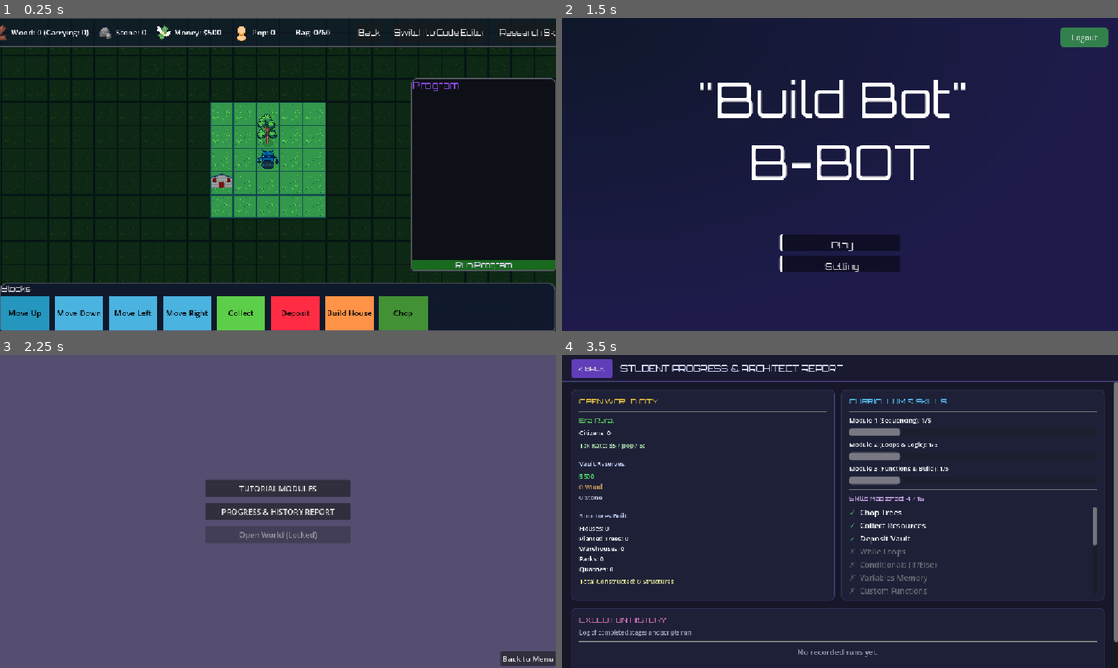
Above: before the commit, frames 1-4 (two rows, left to right).
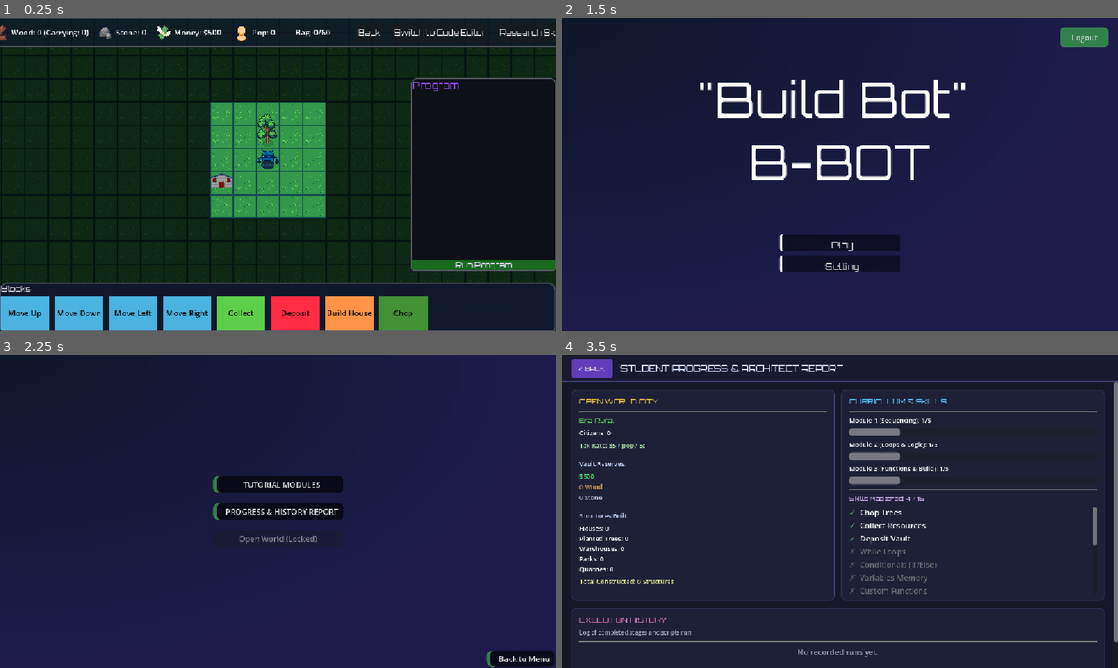
Above: after the commit, the same moments.

Repository: junvell/b-bot
Game: Godot game, scene res://Scene/main.tscn
Same seed, same stepped clock (60 frames per second), same inputs: the game is played once before the commit and once after it. This scene is started directly instead of the project's main scene.
Inputs:
- Up to frame 1 (0.25 s): no input
- Up to frame 2 (1.5 s): click "Back" at 0.5 s; click "Back to Menu" at 1.25 s
- Up to frame 3 (2.25 s): click "Play" at 2 s
- Up to frame 4 (3.5 s): click "PROGRESS & HISTORY REPORT" at 2.75 s

The runs differ from the first frame. In frame 1, 0.9% of the frame differs, in the area x 0-9%, y 88-100%; in frame 2, nothing differs; in frame 3, 99%, in the area x 0-100%, y 0-100%; in frame 4, nothing differs.

Commit message:
Add mission help hints and refresh menu styling
Introduces an in-panel Help toggle in `main.gd` that shows per-level required blocks across tutorial modules, while hiding it in open-world states. It also updates tutorial overlay wording for clearer block usage guidance. Scene/theme polish includes applying a shared button style in mode selection, switching to a gradient background, adjusting layout spacing/positions, and refining key UI colors/margins for a more consistent look.

Diff:
--- a/LevelSelectStyle.tres
+++ b/LevelSelectStyle.tres
@@ -2,7 +2,6 @@
 
 [resource]
 content_margin_left = 25.0
-content_margin_top = 10.0
 content_margin_right = 10.0
 bg_color = Color(0, 0, 0, 0.627451)
 border_width_left = 8
--- a/Scene/main.tscn
+++ b/Scene/main.tscn
@@ -56,7 +56,7 @@
 corner_radius_bottom_left = 6
 
 [sub_resource type="StyleBoxFlat" id="StyleBoxFlat_sblpm"]
-bg_color = Color(0.14509805, 0.5882353, 0.74509805, 1)
+bg_color = Color(0.29411766, 0.7019608, 0.8784314, 1)
 
 [sub_resource type="StyleBoxFlat" id="StyleBoxFlat_7y4ci"]
 bg_color = Color(0.29411766, 0.7019608, 0.8784314, 1)
--- a/Scene/modeselection/modeselection.tscn
+++ b/Scene/modeselection/modeselection.tscn
@@ -1,6 +1,14 @@
 [gd_scene format=3 uid="uid://cvke3t5lq2jew"]
 
 [ext_resource type="Script" uid="uid://c03w5uytjocpq" path="res://Scene/modeselection/modeselection.gd" id="1_h8vbk"]
+[ext_resource type="StyleBox" uid="uid://b4sepglpaesil" path="res://LevelSelectStyle.tres" id="2_qcc8k"]
+
+[sub_resource type="Gradient" id="Gradient_gv0np"]
+colors = PackedColorArray(0.05882353, 0.09019608, 0.16470589, 1, 0.11764706, 0.105882354, 0.29411766, 1)
+
+[sub_resource type="GradientTexture2D" id="GradientTexture2D_dplxh"]
+gradient = SubResource("Gradient_gv0np")
+fill = 1
 
 [node name="Modeselection" type="Control" unique_id=1233395764]
 layout_mode = 3
@@ -12,14 +20,14 @@
 mouse_filter = 2
 script = ExtResource("1_h8vbk")
 
-[node name="ColorRect" type="ColorRect" parent="." unique_id=1082881260]
+[node name="ColorRect" type="TextureRect" parent="." unique_id=2125454457]
 layout_mode = 1
 anchors_preset = 15
 anchor_right = 1.0
 anchor_bottom = 1.0
 grow_horizontal = 2
 grow_vertical = 2
-color = Color(0.3337397, 0.3063278, 0.44388333, 1)
+texture = SubResource("GradientTexture2D_dplxh")
 
 [node name="VBoxContainer" type="VBoxContainer" parent="." unique_id=1573362162]
 layout_mode = 1
@@ -28,34 +36,38 @@
 anchor_top = 0.5
 anchor_right = 0.5
 anchor_bottom = 0.5
-offset_left = -150.0
-offset_top = -65.0
-offset_right = 150.0
-offset_bottom = 65.0
+offset_left = -134.5
+offset_top = -66.0
+offset_right = 134.5
+offset_bottom = 66.0
 grow_horizontal = 2
 grow_vertical = 2
-theme_override_constants/separation = 12
 mouse_filter = 2
+theme_override_constants/separation = 20
 
 [node name="TutorialButton" type="Button" parent="VBoxContainer" unique_id=714533073]
 custom_minimum_size = Vector2(0, 36)
 layout_mode = 2
+theme_override_styles/normal = ExtResource("2_qcc8k")
 text = "TUTORIAL MODULES"
 
 [node name="HistoryButton" type="Button" parent="VBoxContainer" unique_id=1583362163]
 custom_minimum_size = Vector2(0, 36)
 layout_mode = 2
+theme_override_styles/normal = ExtResource("2_qcc8k")
 text = "PROGRESS & HISTORY REPORT"
 
 [node name="OpenWorldButton" type="Button" parent="VBoxContainer" unique_id=1168221358]
 custom_minimum_size = Vector2(0, 36)
 layout_mode = 2
+theme_override_styles/normal = ExtResource("2_qcc8k")
 text = "ENTER OPEN WORLD"
 
 [node name="BackButton" type="Button" parent="." unique_id=280847115]
 layout_mode = 0
-offset_left = 1037.0
-offset_top = 613.0
-offset_right = 1151.0
-offset_bottom = 644.0
+offset_left = 1008.0
+offset_top = 612.0
+offset_right = 1149.0
+offset_bottom = 645.0
+theme_override_styles/normal = ExtResource("2_qcc8k")
 text = "Back to Menu"
--- a/Scripts/main.gd
+++ b/Scripts/main.gd
@@ -19,6 +19,8 @@
 var python_cmd_queue: Array = []
 var is_processing_python_queue: bool = false
 var call_depth: int = 0 # Recursion guard for call_func
+var help_button: Button
+var help_text_label: Label
 
 # Resource Labels
 @onready var money_label = $CanvasLayer/HUD/MainHBox/HBoxContainer3/MoneyLabel
@@ -88,6 +90,22 @@
 	# Set up drop zone on the main Sequence
 	sequence.set_script(preload("res://Scripts/terminal_drop_zone.gd"))
 	sequence.block_dropped.connect(_on_slot_block_dropped.bind(sequence))
+
+	# Initialize Help UI in MissionPanel
+	help_button = Button.new()
+	help_button.text = "? Help"
+	help_button.add_theme_font_size_override("font_size", 12)
+	help_button.pressed.connect(func(): help_text_label.visible = not help_text_label.visible)
+
+	help_text_label = Label.new()
+	help_text_label.visible = false
+	help_text_label.autowrap_mode = TextServer.AUTOWRAP_WORD_SMART
+	help_text_label.add_theme_color_override("font_color", Color(1.0, 0.9, 0.4)) # Yellowish
+	help_text_label.add_theme_font_size_override("font_size", 11)
+
+	var vbox2 = $CanvasLayer/MissionPanel/VBoxContainer2
+	vbox2.add_child(help_button)
+	vbox2.add_child(help_text_label)
 
 	# START THE FIRST LEVEL
 	load_mission(Global.current_module, Global.current_level)
@@ -258,7 +276,10 @@
 					current_win_target = 0
 					$CanvasLayer/MissionPanel/VBoxContainer/Title.text = "Level 1: Move Forward"
 					$CanvasLayer/MissionPanel/VBoxContainer2/Task.text = "Goal: Move 4 steps right to the flag."
-					_add_tutorial_overlay(map, "How to Move", "Drag Move Right blocks into the Program. Press Run to make B-Bot move.")
+					help_button.show()
+					help_text_label.visible = false
+					help_text_label.text = "Required Blocks: 'Move Right'"
+					_add_tutorial_overlay(map, "How to Move", "Drag 'Move Right' blocks into the sequence. Tip: Right-click any block to remove it. Press Run to execute!")
 
 				2:
 					var map = level_2_scene.instantiate()
@@ -269,6 +290,9 @@
 					current_win_target = 0
 					$CanvasLayer/MissionPanel/VBoxContainer/Title.text = "Level 2: Multiple Movements"
 					$CanvasLayer/MissionPanel/VBoxContainer2/Task.text = "Goal: Navigate the path to the flag."
+					help_button.show()
+					help_text_label.visible = false
+					help_text_label.text = "Required Blocks: 'Move' blocks (Up, Down, Left, Right)"
 					_add_tutorial_overlay(map, "Multiple Movements", "Chain multiple Move blocks to navigate turns.")
 
 				3:
@@ -280,7 +304,10 @@
 					current_win_target = 0
 					$CanvasLayer/MissionPanel/VBoxContainer/Title.text = "Level 3: Loops"
 					$CanvasLayer/MissionPanel/VBoxContainer2/Task.text = "Goal: Use a while loop to reach the flag."
-					_add_tutorial_overlay(map, "Using Loops", "Use a While Loop block to repeat commands. Drag blocks inside the loop body.")
+					help_button.show()
+					help_text_label.visible = false
+					help_text_label.text = "Required Blocks: 'While Loop', 'Move'"
+					_add_tutorial_overlay(map, "Using Loops", "Use a While Loop block to repeat commands. Drag Move blocks inside the loop body.")
 
 				4:
 					var map = level_4_scene.instantiate()
@@ -291,6 +318,9 @@
 					current_win_target = 0
 					$CanvasLayer/MissionPanel/VBoxContainer/Title.text = "Level 4: If & Else"
 					$CanvasLayer/MissionPanel/VBoxContainer2/Task.text = "Goal: Choose the correct path \n using if/else."
+					help_button.show()
+					help_text_label.visible = false
+					help_text_label.text = "Required Blocks: 'If/Else', 'Move'"
 					_add_tutorial_overlay(map, "If & Else", "Use If/Else to choose different paths. Drag blocks into the If and Else slots.")
 
 				5:
@@ -302,6 +332,9 @@
 					current_win_target = 0
 					$CanvasLayer/MissionPanel/VBoxContainer/Title.text = "Level 5: Nested Logic"
 					$CanvasLayer/MissionPanel/VBoxContainer2/Task.text = "Goal: Navigate the maze \n using loops and conditions."
+					help_button.show()
+					help_text_label.visible = false
+					help_text_label.text = "Required Blocks: 'While Loop', 'If/Else', 'Move'"
 					_add_tutorial_overlay(map, "Nested Logic", "Combine loops and conditions to solve complex mazes.")
 
 				6: # THE OPEN WORLD TRIGGER
@@ -326,6 +359,7 @@
 					editor_button.show()
 					research_button.show()
 					back_button.show()
+					help_button.hide()
 
 					_setup_palette_for_level(3, 6)
 					_log("Open World Initiated. Welcome, Mayor.")
@@ -341,6 +375,9 @@
 					current_win_target = 0
 					$CanvasLayer/MissionPanel/VBoxContainer/Title.text = "Module 2 - Level 1: First Harvest"
 					$CanvasLayer/MissionPanel/VBoxContainer2/Task.text = "Goal: Move to the tree and collect it, then reach the flag."
+					help_button.show()
+					help_text_label.visible = false
+					help_text_label.text = "Required Blocks: 'Move', 'Collect'"
 					_add_tutorial_overlay(map, "First Harvest", "Stand next to a tree and use the Collect block to gather wood.")
 
 				2:
@@ -352,6 +389,9 @@
 					current_win_target = 0
 					$CanvasLayer/MissionPanel/VBoxContainer/Title.text = "Module 2 - Level 2: Clear Cutting"
 					$CanvasLayer/MissionPanel/VBoxContainer2/Task.text = "Goal: Collect a straight row of 5 trees."
+					help_button.show()
+					help_text_label.visible = false
+					help_text_label.text = "Required Blocks: 'While Loop', 'Collect'"
 					_add_tutorial_overlay(map, "Clear Cutting", "Use a While Loop to collect multiple trees in a row.")
 
 				3:
@@ -363,6 +403,9 @@
 					current_win_target = 0
 					$CanvasLayer/MissionPanel/VBoxContainer/Title.text = "Module 2 - Level 3: Quality Control"
 					$CanvasLayer/MissionPanel/VBoxContainer2/Task.text = "Goal: Only collect trees. Skip the rocks!"
+					help_button.show()
+					help_text_label.visible = false
+					help_text_label.text = "Required Blocks: 'Scan', 'If/Else', 'Collect'"
 					_add_tutorial_overlay(map, "Quality Control", "Use Scan + If/Else to only collect trees and skip rocks.")
 
 				4:
@@ -374,6 +417,9 @@
 					current_win_target = 50
 					$CanvasLayer/MissionPanel/VBoxContainer/Title.text = "Module 2 - Level 4: Inventory Management"
 					$CanvasLayer/MissionPanel/VBoxContainer2/Task.text = "Goal: Collect exactly 50 Wood. Watch your bag limit!"
+					help_button.show()
+					help_text_label.visible = false
+					help_text_label.text = "Required Blocks: 'Collect', 'Move', 'Deposit'"
 					_add_tutorial_overlay(map, "Inventory Management", "Your bag has a limit! Collect wood, then Deposit at the Warehouse. Repeat until you have 50 wood.")
 
 				5:
@@ -385,6 +431,9 @@
 					current_win_target = 0
 					$CanvasLayer/MissionPanel/VBoxContainer/Title.text = "Module 2 - Level 5: The Warehouse"
 					$CanvasLayer/MissionPanel/VBoxContainer2/Task.text = "Goal: Collect wood, go to the Warehouse, and deposit it."
+					help_button.show()
+					help_text_label.visible = false
+					help_text_label.text = "Required Blocks: 'Collect', 'Move', 'Deposit'"
 					_add_tutorial_overlay(map, "The Warehouse", "Stand on the Warehouse tile and use Deposit to store your wood.")
 
 				6: # THE OPEN WORLD TRIGGER
@@ -409,6 +458,7 @@
 					editor_button.show()
 					research_button.show()
 					back_button.show()
+					help_button.hide()
 
 					_setup_palette_for_level(3, 6)
 					_log("Open World Initiated. Welcome, Mayor.")
@@ -426,6 +476,9 @@
 					Global.wood = 10
 					$CanvasLayer/MissionPanel/VBoxContainer/Title.text = "Module 3 - Level 1: First Foundation"
 					$CanvasLayer/MissionPanel/VBoxContainer2/Task.text = "Goal: Construct one house on a clear tile."
+					help_button.show()
+					help_text_label.visible = false
+					help_text_label.text = "Required Blocks: 'Move', 'Build House'"
 					_add_tutorial_overlay(map, "First Foundation", "Use the Build House block on an empty tile to construct a house.")
 
 				2:
@@ -439,6 +492,9 @@
 					Global.wood = 10
 					$CanvasLayer/MissionPanel/VBoxContainer/Title.text = "Module 3 - Level 2: Green Thumb"
 					$CanvasLayer/MissionPanel/VBoxContainer2/Task.text = "Goal: Plant a row of 3 trees."
+					help_button.show()
+					help_text_label.visible = false
+					help_text_label.text = "Required Blocks: 'Move', 'Plant Tree'"
 					_add_tutorial_overlay(map, "Green Thumb", "Use the Plant Tree block on empty tiles to grow trees.")
 
 				3:
@@ -452,6 +508,9 @@
 					Global.wood = 15
 					$CanvasLayer/MissionPanel/VBoxContainer/Title.text = "Module 3 - Level 3: Budgeting"
 					$CanvasLayer/MissionPanel/VBoxContainer2/Task.text = "Goal: Build 2 houses. Each costs $100 and 5 wood."
+					help_button.show()
+					help_text_label.visible = false
+					help_text_label.text = "Required Blocks: 'Build House'"
 					_add_tutorial_overlay(map, "Budgeting", "Houses cost money and wood! Plan your resources carefully.")
 
 				4:
@@ -465,6 +524,9 @@
 					Global.wood = 5
 					$CanvasLayer/MissionPanel/VBoxContainer/Title.text = "Module 3 - Level 4: Land Clearing"
 					$CanvasLayer/MissionPanel/VBoxContainer2/Task.text = "Goal: Chop the tree for money, then build a house."
+					help_button.show()
+					help_text_label.visible = false
+					help_text_label.text = "Required Blocks: 'Chop', 'Build House'"
 					_add_tutorial_overlay(map, "Land Clearing", "Chop trees to earn money, then use that money to build houses.")
 
 				5:
@@ -478,6 +540,9 @@
 					Global.wood = 30
 					$CanvasLayer/MissionPanel/VBoxContainer/Title.text = "Module 3 - Level 5: Green Suburb"
 					$CanvasLayer/MissionPanel/VBoxContainer2/Task.text = "Goal: Build 3 houses and plant 3 trees."
+					help_button.show()
+					help_text_label.visible = false
+					help_text_label.text = "Required Blocks: 'Build House', 'Plant Tree'"
 					_add_tutorial_overlay(map, "Green Suburb", "Combine houses and trees to build a sustainable city!")
 
 				6: # THE OPEN WORLD TRIGGER
@@ -504,6 +569,7 @@
 					editor_button.show()
 					$CanvasLayer/MissionPanel.hide()
 					$CanvasLayer/Terminal.show()
+					help_button.hide()
 
 					# 5. Unlock palette
 					_setup_palette_for_level(3, 6)
